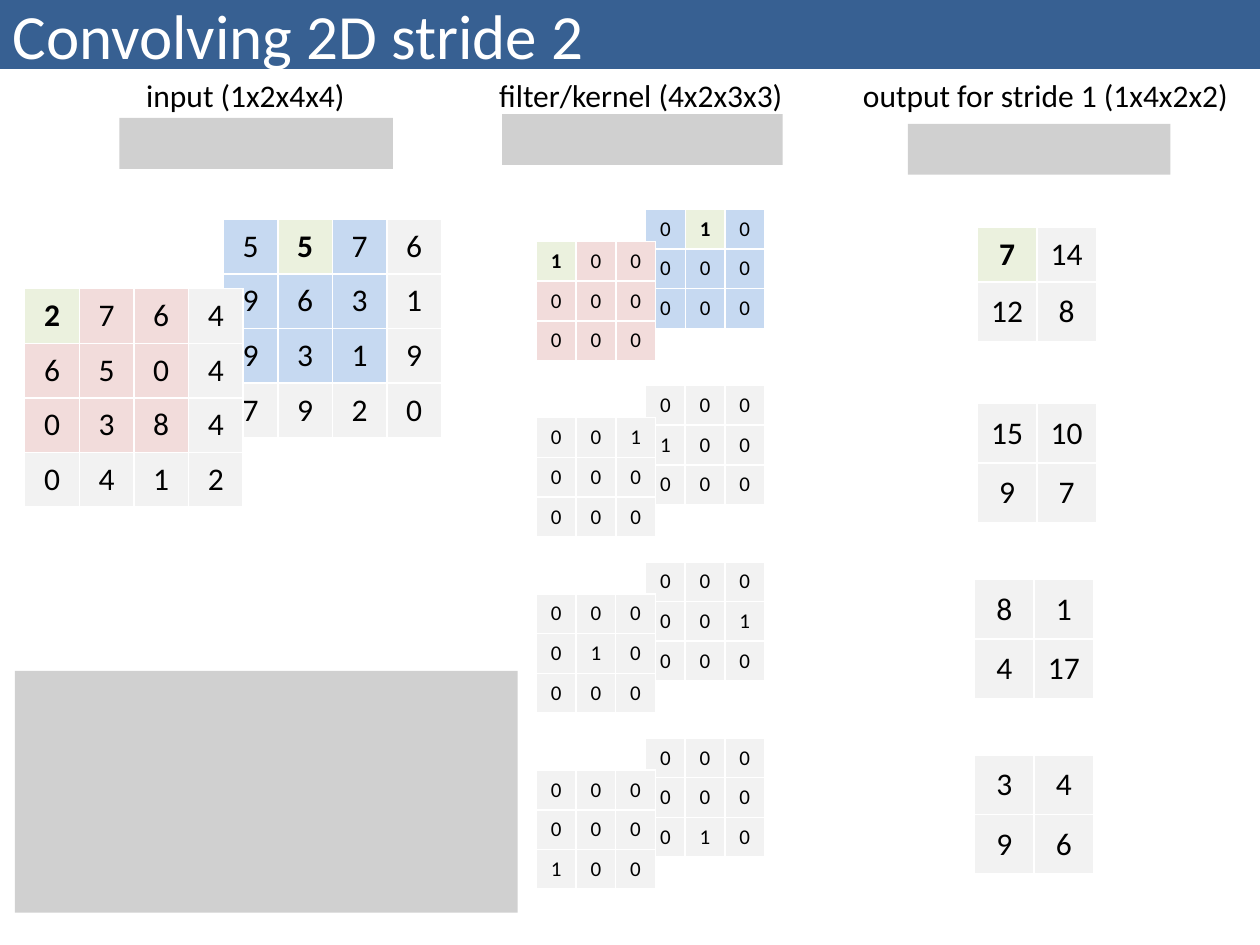
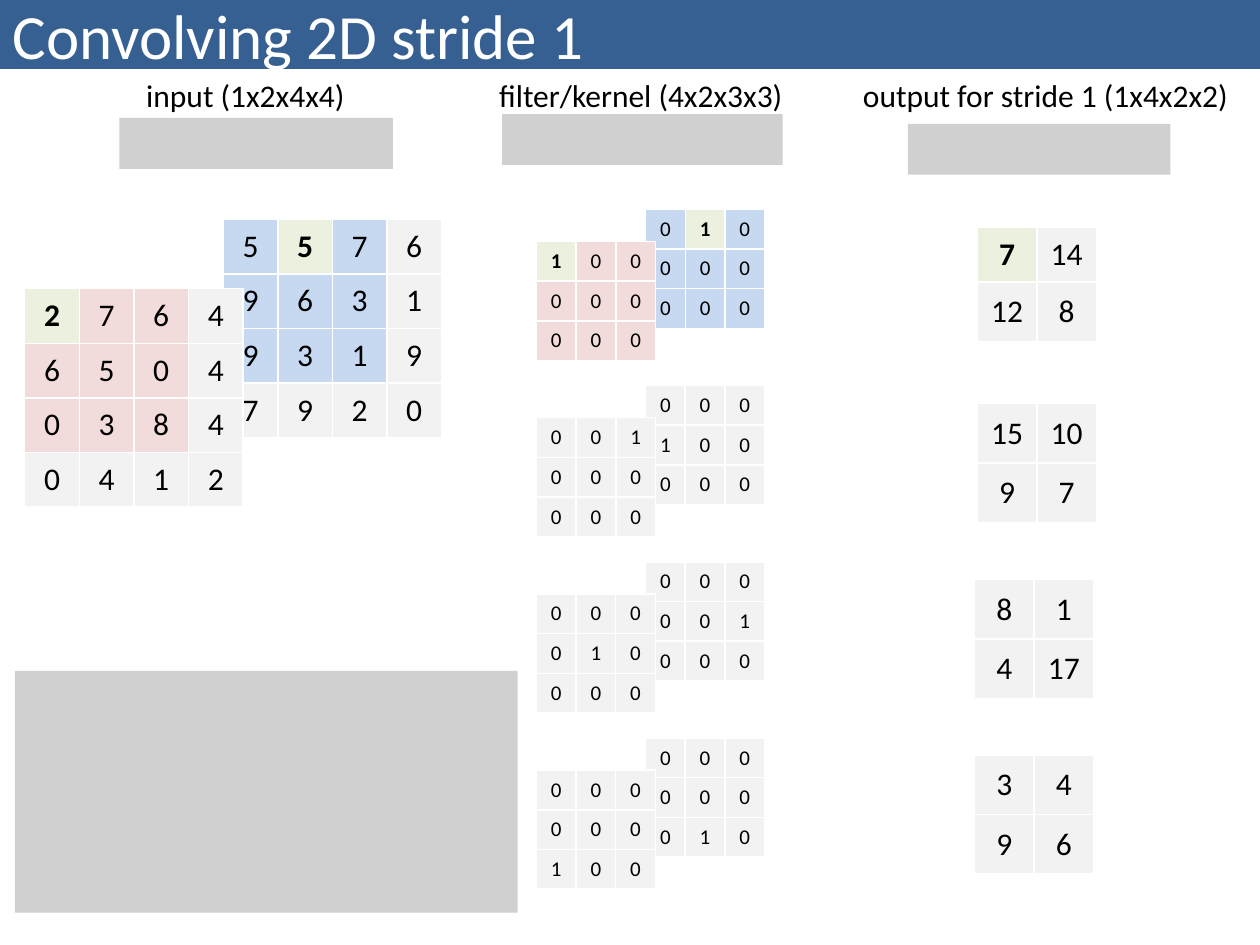
Before and after one commit to bzitko/nlp_repo, a slide deck: slide 25 of slides/nlp p03 feed forward networks/nlp p03.4 convolutional neural network.pptx. Drawn at 1260x945 pixels with LibreOffice and Linux fonts; fonts in the diff are those of the drawing; grey boxes stand for pictures. Boxes give left, top, right and bottom in pixels: in the first picture for what was removed or moved away, otherwise in the second. Text is boxed around its words. In the diff, an @@ line names an element or a change of style, - is before the commit and + after.

Commit message:
s03 cnn fix

```diff
--- a/slides/nlp p03 feed forward networks/nlp p03.4 convolutional neural network.pptx
+++ b/slides/nlp p03 feed forward networks/nlp p03.4 convolutional neural network.pptx
@@ title at [13,15,584,75]: text changed @@
-Convolving 2D stride 2
+Convolving 2D stride 1
```
Also in this commit, not shown: 1 other slide changed.
